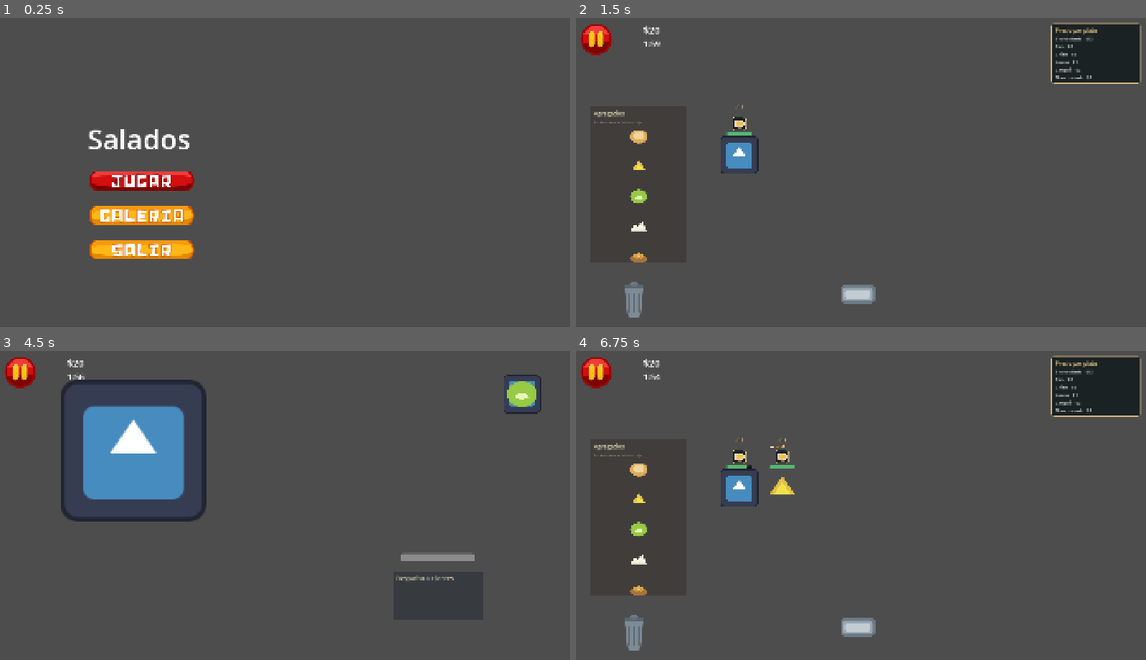
Above: before the commit, frames 1-4 (two rows, left to right).
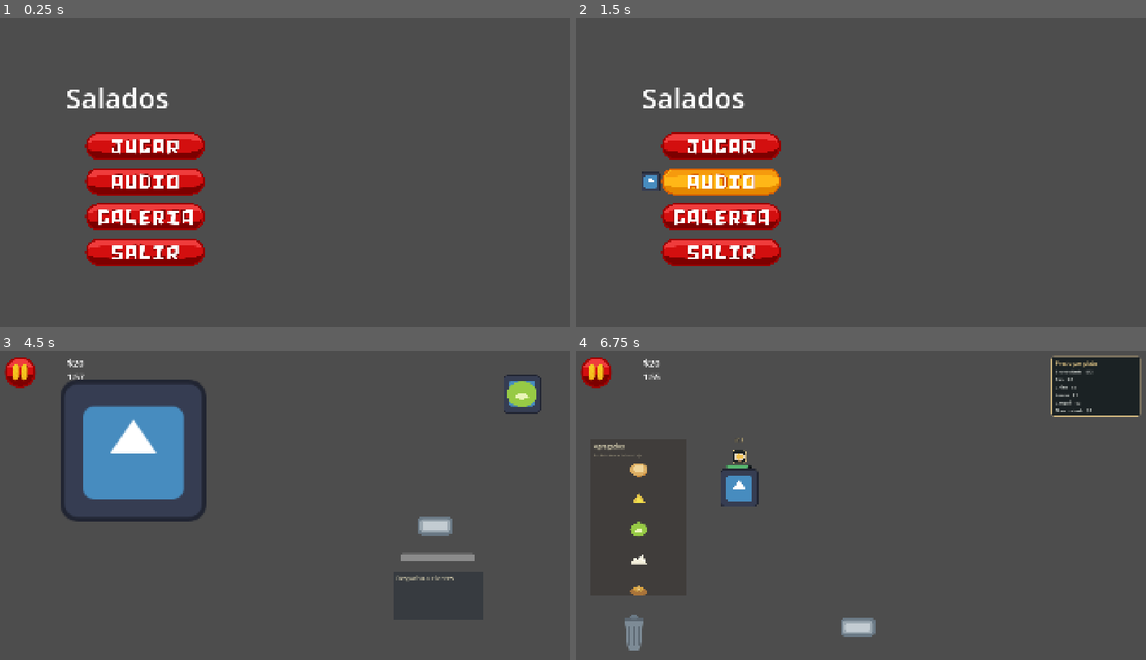
Above: after the commit, the same moments.

Repository: pancrasea/Salados
Game: Godot game, scene res://src/core/main/main.tscn
Same seed, same stepped clock (60 frames per second), same inputs: the game is played once before the commit and once after it. The engine's default icon, where the game draws it, is replaced by a stand-in: a white triangle on a blue panel in a dark square.
Inputs (mouse positions are in pixels of both pictures, inside the frame that each line leads up to):
- Up to frame 1 (0.25 s): no input
- Up to frame 2 (1.5 s): click (718, 215) at 0.52 s; click (718, 181) at 1.27 s
- Up to frame 3 (4.5 s): click (142, 480) at 2.02 s; click (5, 511) at 2.75 s; click (564, 511) at 3.5 s; click (outside the picture) at 4.25 s
- Up to frame 4 (6.75 s): click (581, 511) at 5 s; click (1140, 511) at 5.75 s; click (outside the picture) at 6.5 s

The runs differ from the first frame. In frame 1, 6.8% of the frame differs, in the area x 11-36%, y 22-81%; in frame 2, 13%, in the area x 0-100%, y 1-97%; in frame 3, 0.4%; in frame 4, 0.3%.

Commit message:
small menu ui fix

Diff:
--- a/resources/items/encebollado.tres
+++ b/resources/items/encebollado.tres
@@ -1,13 +1,12 @@
-[gd_resource type="Resource" script_class="ItemData" load_steps=3 format=3]
+[gd_resource type="Resource" script_class="ItemData" format=3 uid="uid://b3uogef8kxvhy"]
 
-[ext_resource type="Script" path="res://src/entities/item/item_data.gd" id="1"]
-[ext_resource type="Texture2D" path="res://assets/sprites/items/encebollado.svg" id="2"]
+[ext_resource type="Script" uid="uid://3lbagxejrkv8" path="res://src/entities/item/item_data.gd" id="1"]
+[ext_resource type="Texture2D" uid="uid://bd3vivbndd1k2" path="res://assets/sprites/items/encebollado.svg" id="2"]
 
 [resource]
 script = ExtResource("1")
 name = "Encebollado"
+icon = ExtResource("2")
+price = 12
 item_id = "encebollado"
-icon = ExtResource("2")
-is_container = false
 is_final_product = true
-price = 12
--- a/src/entities/item/exprimidor_item.tscn
+++ b/src/entities/item/exprimidor_item.tscn
@@ -7,6 +7,7 @@
 [sub_resource type="Resource" id="Resource_4cm5f"]
 script = ExtResource("2_urwan")
 name = "Exprimidor"
+icon = ExtResource("2_weguy")
 item_id = "exprimidor"
 is_container = true
 metadata/_custom_type_script = "uid://3lbagxejrkv8"
--- a/src/ui/Buttons.tscn
+++ /dev/null
@@ -1,24 +0,0 @@
-[gd_scene format=3 uid="uid://d275fvo82a3ek"]
-
-[ext_resource type="Script" uid="uid://bwikomfhkjg7w" path="res://src/ui/h_box_container.gd" id="1_bbfr6"]
-[ext_resource type="Texture2D" uid="uid://cytql4154ax01" path="res://assets/sprites/ui/buttons/botones-21.png" id="2_fue8p"]
-
-[sub_resource type="AtlasTexture" id="AtlasTexture_bbfr6"]
-atlas = ExtResource("2_fue8p")
-region = Rect2(20.73155, 23.98529, 248.84547, 65.61249)
-
-[node name="Buttons" type="Control" unique_id=2133867460]
-layout_mode = 3
-anchors_preset = 0
-
-[node name="HBoxContainer" type="HBoxContainer" parent="." unique_id=93110592]
-custom_minimum_size = Vector2(64, 64)
-layout_mode = 0
-offset_right = 522.0
-offset_bottom = 106.0
-script = ExtResource("1_bbfr6")
-
-[node name="TextureButton" type="TextureButton" parent="HBoxContainer" unique_id=743824446]
-custom_minimum_size = Vector2(200, 0)
-layout_mode = 2
-texture_normal = SubResource("AtlasTexture_bbfr6")
--- a/src/ui/MainMenu.tscn
+++ b/src/ui/MainMenu.tscn
@@ -1,34 +1,38 @@
 [gd_scene format=3 uid="uid://bjm1nid030ca0"]
 
 [ext_resource type="Script" uid="uid://d3r4uquulj0u4" path="res://src/ui/main_menu.gd" id="1_0ogta"]
-[ext_resource type="Texture2D" uid="uid://cytql4154ax01" path="res://assets/sprites/ui/buttons/botones-21.png" id="2_0ogta"]
+[ext_resource type="PackedScene" uid="uid://d275fvo82a3ek" path="res://src/ui/widgets/ButtonWidget.tscn" id="1_adkca"]
+[ext_resource type="Texture2D" uid="uid://tahwsojnv71l" path="res://assets/sprites/ui/buttons/botones_hd.png" id="3_l8p87"]
+
+[sub_resource type="AtlasTexture" id="AtlasTexture_ihbld"]
+atlas = ExtResource("3_l8p87")
+region = Rect2(1058, 642, 1058, 322)
+margin = Rect2(-28, -46, -56, -92)
+
+[sub_resource type="AtlasTexture" id="AtlasTexture_u6542"]
+atlas = ExtResource("3_l8p87")
+region = Rect2(0, 642, 1058, 322)
+margin = Rect2(-28, -46, -56, -92)
+
+[sub_resource type="AtlasTexture" id="AtlasTexture_l8p87"]
+atlas = ExtResource("3_l8p87")
+region = Rect2(1058, 322, 1058, 322)
+margin = Rect2(-28, -46, -56, -92)
 
 [sub_resource type="AtlasTexture" id="AtlasTexture_dbyr8"]
-resource_local_to_scene = true
-atlas = ExtResource("2_0ogta")
-region = Rect2(20.73155, 25.39798, 248.84547, 65.61249)
-
-[sub_resource type="AtlasTexture" id="AtlasTexture_0ogta"]
-atlas = ExtResource("2_0ogta")
-region = Rect2(273.81384, 23.820007, 248.845, 65.612)
+atlas = ExtResource("3_l8p87")
+region = Rect2(0, 322, 1058, 322)
+margin = Rect2(-28, -46, -56, -92)
 
 [sub_resource type="AtlasTexture" id="AtlasTexture_4h2rs"]
-resource_local_to_scene = true
-atlas = ExtResource("2_0ogta")
-region = Rect2(20.73155, 102.12579, 248.84547, 65.61249)
+atlas = ExtResource("3_l8p87")
+region = Rect2(1058, 962, 1058, 322)
+margin = Rect2(-28, -46, -56, -92)
 
-[sub_resource type="AtlasTexture" id="AtlasTexture_ihbld"]
-atlas = ExtResource("2_0ogta")
-region = Rect2(275.3833, 101.38229, 248.845, 65.612)
-
-[sub_resource type="AtlasTexture" id="AtlasTexture_l8p87"]
-resource_local_to_scene = true
-atlas = ExtResource("2_0ogta")
-region = Rect2(20.73155, 255.43192, 248.84547, 65.61249)
-
-[sub_resource type="AtlasTexture" id="AtlasTexture_u6542"]
-atlas = ExtResource("2_0ogta")
-region = Rect2(274.93073, 257.02435, 248.845, 65.612)
+[sub_resource type="AtlasTexture" id="AtlasTexture_fqh1q"]
+atlas = ExtResource("3_l8p87")
+region = Rect2(0, 962, 1058, 322)
+margin = Rect2(-28, -46, -56, -92)
 
 [node name="MainMenu" type="Control" unique_id=531797691]
 layout_mode = 3
@@ -47,42 +51,45 @@
 
 [node name="RichTextLabel" type="RichTextLabel" parent="." unique_id=943117608]
 layout_mode = 1
-offset_left = 303.0
-offset_top = 343.0
-offset_right = 747.0
-offset_bottom = 485.0
+offset_left = 230.0
+offset_top = 206.0
+offset_right = 674.0
+offset_bottom = 348.0
 theme_override_font_sizes/normal_font_size = 93
 text = "Salados"
 
 [node name="VBoxContainer" type="VBoxContainer" parent="." unique_id=832175949]
 layout_mode = 1
-offset_left = 301.0
-offset_top = 516.0
-offset_right = 662.0
-offset_bottom = 876.0
-theme_override_constants/separation = 50
+offset_left = 228.0
+offset_top = 379.0
+offset_right = 589.0
+offset_bottom = 739.0
+theme_override_constants/separation = 118
 
-[node name="PlayButton" type="TextureButton" parent="VBoxContainer" unique_id=1025027081]
-custom_minimum_size = Vector2(200, 0)
+[node name="ButtonWidget" parent="VBoxContainer" unique_id=2133867460 instance=ExtResource("1_adkca")]
 layout_mode = 2
-texture_normal = SubResource("AtlasTexture_dbyr8")
-texture_hover = SubResource("AtlasTexture_0ogta")
-stretch_mode = 6
 
-[node name="GalleryButton" type="TextureButton" parent="VBoxContainer" unique_id=1217020204]
-custom_minimum_size = Vector2(200, 0)
+[node name="ButtonWidget2" parent="VBoxContainer" unique_id=1179837522 instance=ExtResource("1_adkca")]
 layout_mode = 2
+
+[node name="TextureButton" parent="VBoxContainer/ButtonWidget2/HBoxContainer" parent_id_path=PackedInt32Array(1179837522, 93110592) index="1" unique_id=1244352979]
+texture_normal = SubResource("AtlasTexture_ihbld")
+texture_hover = SubResource("AtlasTexture_u6542")
+
+[node name="ButtonWidget3" parent="VBoxContainer" unique_id=1677281728 instance=ExtResource("1_adkca")]
+layout_mode = 2
+
+[node name="TextureButton" parent="VBoxContainer/ButtonWidget3/HBoxContainer" parent_id_path=PackedInt32Array(1677281728, 93110592) index="1" unique_id=1244352979]
+texture_normal = SubResource("AtlasTexture_l8p87")
+texture_hover = SubResource("AtlasTexture_dbyr8")
+
+[node name="ButtonWidget4" parent="VBoxContainer" unique_id=78352706 instance=ExtResource("1_adkca")]
+layout_mode = 2
+
+[node name="TextureButton" parent="VBoxContainer/ButtonWidget4/HBoxContainer" parent_id_path=PackedInt32Array(78352706, 93110592) index="1" unique_id=1244352979]
 texture_normal = SubResource("AtlasTexture_4h2rs")
-texture_hover = SubResource("AtlasTexture_ihbld")
-stretch_mode = 6
+texture_hover = SubResource("AtlasTexture_fqh1q")
 
-[node name="ExitButton" type="TextureButton" parent="VBoxContainer" unique_id=1718190103]
-custom_minimum_size = Vector2(200, 0)
-layout_mode = 2
-texture_normal = SubResource("AtlasTexture_l8p87")
-texture_hover = SubResource("AtlasTexture_u6542")
-stretch_mode = 6
-
-[connection signal="pressed" from="VBoxContainer/PlayButton" to="." method="_on_play_button_pressed"]
-[connection signal="pressed" from="VBoxContainer/GalleryButton" to="." method="_on_gallery_button_pressed"]
-[connection signal="pressed" from="VBoxContainer/ExitButton" to="." method="_on_exit_button_pressed"]
+[editable path="VBoxContainer/ButtonWidget2"]
+[editable path="VBoxContainer/ButtonWidget3"]
+[editable path="VBoxContainer/ButtonWidget4"]
--- a/src/ui/h_box_container.gd
+++ /dev/null
@@ -1,15 +0,0 @@
-extends HBoxContainer
-
-@onready var icono = $TextureRect
-@onready var boton = $Button
-
-# Called when the node enters the scene tree for the first time.
-func _ready() -> void:
-
-	icono.visible = false
-
-
-
-# Called every frame. 'delta' is the elapsed time since the previous frame.
-func _process(delta: float) -> void:
-	pass
--- a/src/ui/main_menu.gd
+++ b/src/ui/main_menu.gd
@@ -1,12 +1,24 @@
 extends Control
 
-func _on_play_button_pressed() -> void:
+@onready var jugar_btn: TextureButton = $VBoxContainer/ButtonWidget/HBoxContainer/TextureButton
+@onready var settings_btn: TextureButton = $VBoxContainer/ButtonWidget2/HBoxContainer/TextureButton
+@onready var galeria_btn: TextureButton = $VBoxContainer/ButtonWidget3/HBoxContainer/TextureButton
+@onready var salir_btn: TextureButton = $VBoxContainer/ButtonWidget4/HBoxContainer/TextureButton
+
+func _ready() -> void:
+	jugar_btn.pressed.connect(_play)
+	settings_btn.pressed.connect(_open_settings)
+	galeria_btn.pressed.connect(_open_gallery)
+	salir_btn.pressed.connect(_exit)
+
+func _play() -> void:
 	GameManager.go_to_game()
 
+func _open_settings() -> void:
+	pass
 
-func _on_gallery_button_pressed() -> void:
-	pass # Replace with function body.
+func _open_gallery() -> void:
+	pass
 
-
-func _on_exit_button_pressed() -> void:
+func _exit() -> void:
 	get_tree().quit()
--- /dev/null
+++ b/src/ui/widgets/ButtonWidget.tscn
@@ -0,0 +1,47 @@
+[gd_scene format=3 uid="uid://d275fvo82a3ek"]
+
+[ext_resource type="Script" uid="uid://bwikomfhkjg7w" path="res://src/ui/widgets/button_widget.gd" id="1_20m1f"]
+[ext_resource type="Texture2D" uid="uid://svxt66mhkaxa" path="res://icon.svg" id="2_fue8p"]
+[ext_resource type="Texture2D" uid="uid://tahwsojnv71l" path="res://assets/sprites/ui/buttons/botones_hd.png" id="3_i67b1"]
+
+[sub_resource type="AtlasTexture" id="AtlasTexture_yf5fn"]
+atlas = ExtResource("3_i67b1")
+region = Rect2(0, 0, 1058, 322)
+margin = Rect2(-28, -46, -56, -92)
+
+[sub_resource type="AtlasTexture" id="AtlasTexture_wrvsh"]
+atlas = ExtResource("3_i67b1")
+region = Rect2(1058, 0, 1058, 322)
+margin = Rect2(-28, -46, -56, -92)
+
+[node name="ButtonWidget" type="Control" unique_id=2133867460]
+layout_mode = 3
+anchors_preset = 0
+script = ExtResource("1_20m1f")
+
+[node name="HBoxContainer" type="HBoxContainer" parent="." unique_id=93110592]
+custom_minimum_size = Vector2(64, 64)
+layout_mode = 0
+offset_right = 522.0
+offset_bottom = 106.0
+
+[node name="TextureRect" type="TextureRect" parent="HBoxContainer" unique_id=784012863]
+custom_minimum_size = Vector2(70, 0)
+custom_maximum_size = Vector2(64, 64)
+layout_mode = 2
+size_flags_horizontal = 4
+size_flags_vertical = 4
+texture = ExtResource("2_fue8p")
+stretch_mode = 5
+
+[node name="TextureButton" type="TextureButton" parent="HBoxContainer" unique_id=1244352979]
+custom_maximum_size = Vector2(400, 100)
+layout_mode = 2
+size_flags_horizontal = 4
+size_flags_vertical = 4
+texture_normal = SubResource("AtlasTexture_yf5fn")
+texture_hover = SubResource("AtlasTexture_wrvsh")
+stretch_mode = 5
+
+[connection signal="mouse_entered" from="HBoxContainer/TextureButton" to="." method="_on_button_mouse_entered"]
+[connection signal="mouse_exited" from="HBoxContainer/TextureButton" to="." method="_on_button_mouse_exited"]
--- /dev/null
+++ b/src/ui/widgets/button_widget.gd
@@ -0,0 +1,13 @@
+extends Control
+
+@onready var icono : TextureRect = $HBoxContainer/TextureRect
+@onready var boton : TextureButton = $HBoxContainer/TextureButton
+
+func _ready() -> void:
+	icono.modulate.a = 0.0
+
+func _on_button_mouse_exited() -> void:
+	icono.modulate.a = 0.0
+
+func _on_button_mouse_entered() -> void:
+	icono.modulate.a = 1.0
Binary file removed: assets/sprites/ui/buttons/botones-21 mayor resolucion-21.png
Binary file added: assets/sprites/ui/buttons/botones_hd.png
Not shown, changed: assets/sprites/ui/buttons/botones_hd.png.import
Renamed: src/ui/h_box_container.gd.uid -> src/ui/widgets/button_widget.gd.uid
